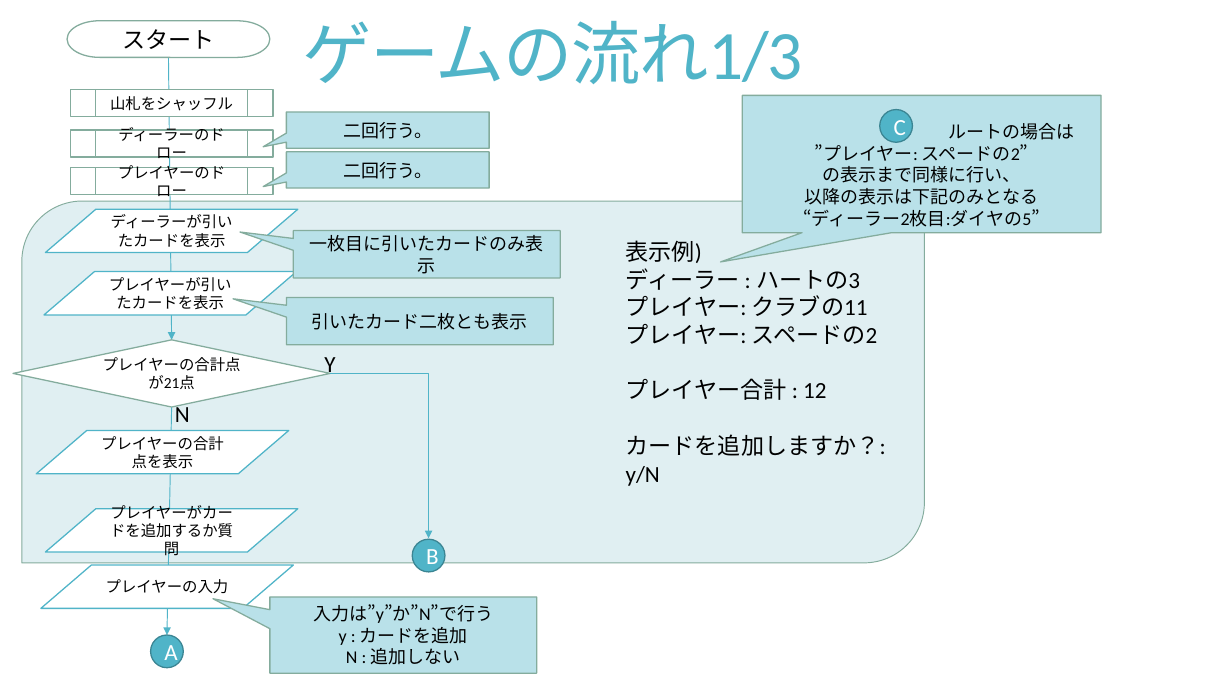
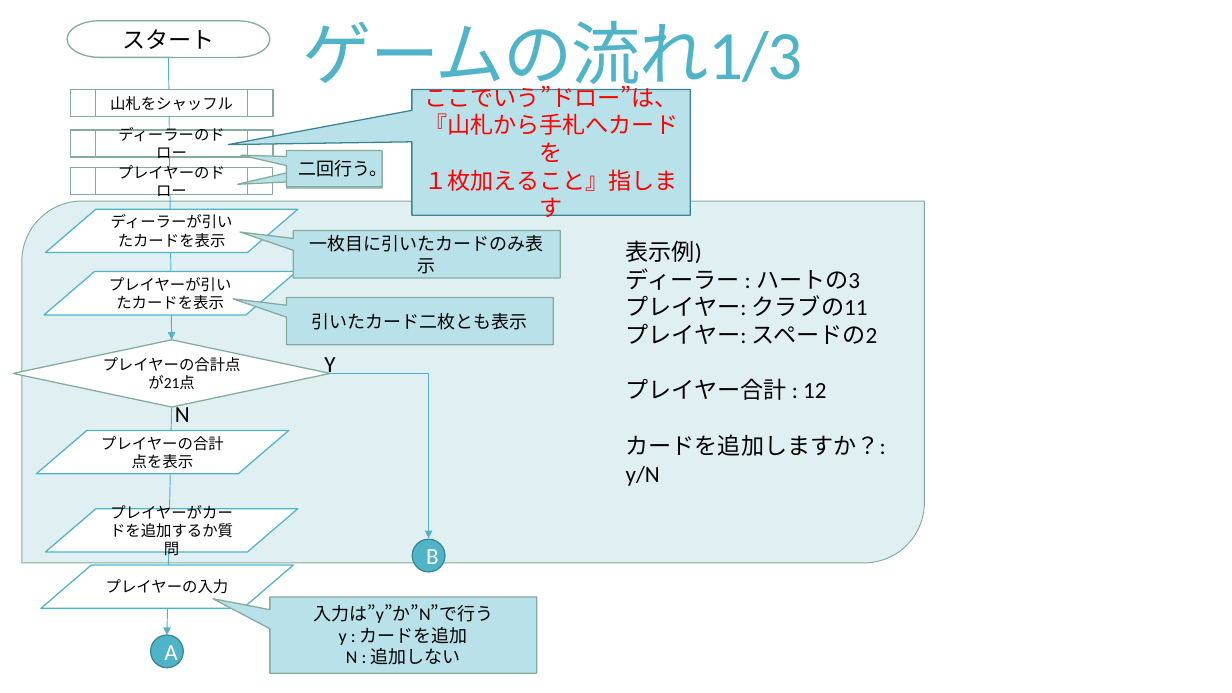
Before and after one commit to masakiishino/Blackjack, a slide deck: slide 10 of Blackjack_Specification.pptx (slide 9 before the commit). Drawn at 1232x693 pixels with LibreOffice and Linux fonts; fonts in the diff are those of the drawing. Boxes give left, top, right and bottom in pixels: in the first picture for what was removed or moved away, otherwise in the second. Text is boxed around its words. In the diff, an @@ line names an element or a change of style, - is before the commit and + after.

```diff
--- a/Blackjack_Specification.pptx
+++ b/Blackjack_Specification.pptx
@@ speech box added at <box>412,90,690,215</box>, fill #B9E1E9, outline #3B8594 1 pt, 18 pt, text #FF0000 @@
+ここでいう”ドロー”は、
+『山札から手札へカードを
+１枚加えること』指します
@@ speech box removed at <box>742,95,1101,233</box> @@
-ルートの場合は
-”プレイヤー: スペードの2”
-の表示まで同様に行い、
-以降の表示は下記のみとなる
-“ディーラー2枚目:ダイヤの5”
@@ ellipse removed at <box>880,110,912,142</box> @@
-C
@@ speech box "二回行う。": place and size @@
-speech box "二回行う。" at <box>287,152,489,188</box>
+speech box "二回行う。" at <box>287,152,383,188</box>
@@ speech box "二回行う。" at <box>287,152,383,188</box>: proportions changed @@
@@ speech box "二回行う。" at <box>287,151,383,187</box>: proportions changed @@
@@ speech box "二回行う。": place and size @@
-speech box "二回行う。" at <box>287,112,489,148</box>
+speech box "二回行う。" at <box>287,151,383,187</box>
```
Also in this commit, not shown: 5 other slides changed, 1 slide added, 3 other files.
